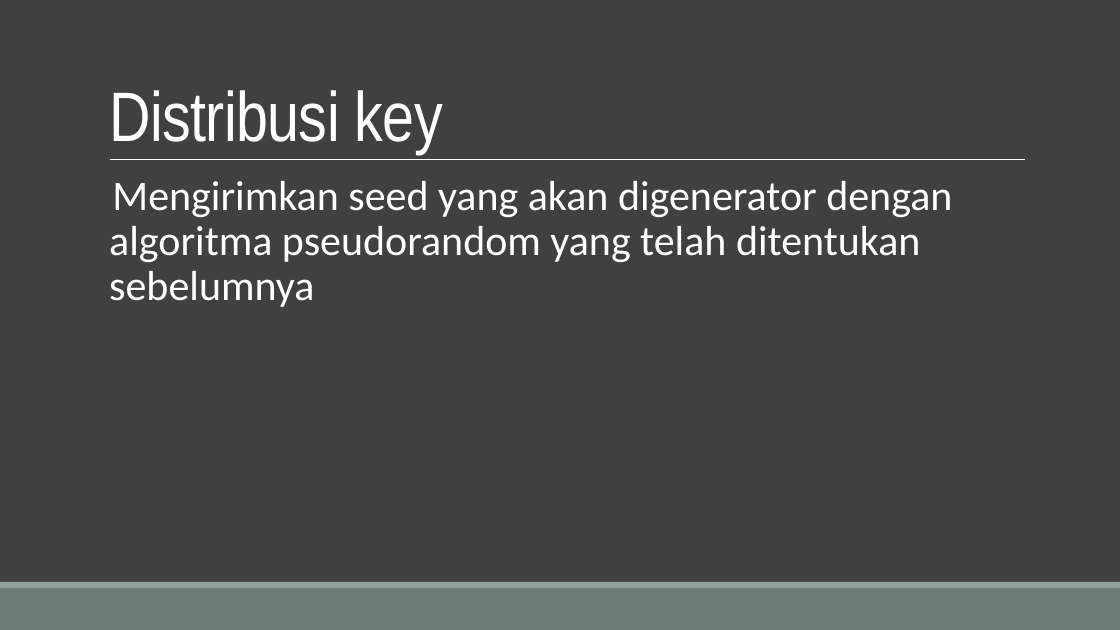
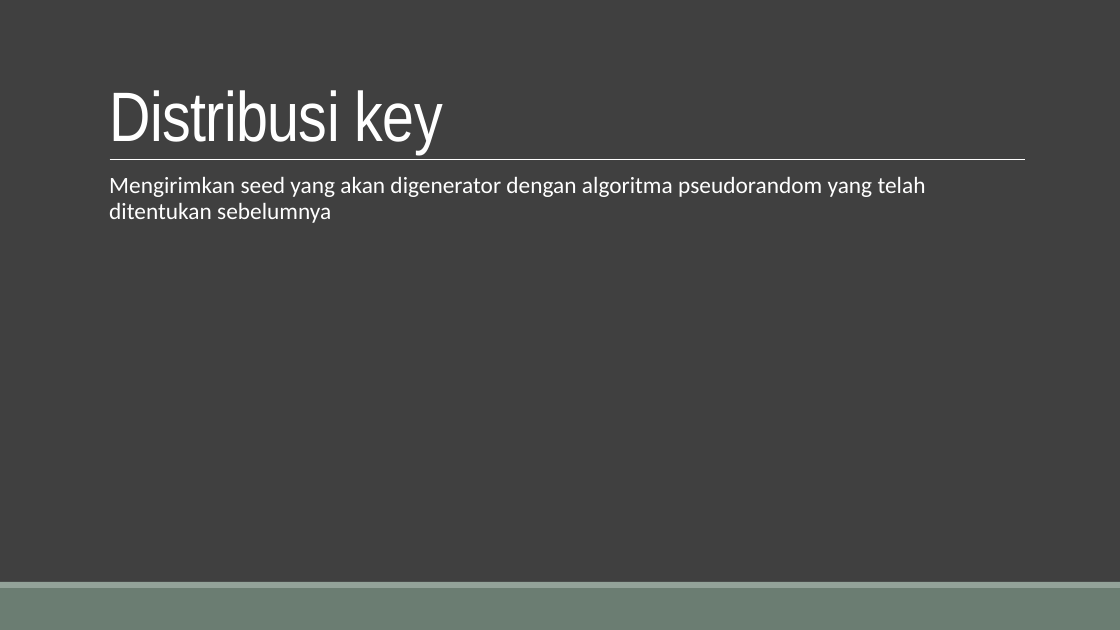
Before and after one commit to Tugas-KIJ/KIJ, a slide deck: slide 7 of docs/algoritma.pptx (slide 8 before the commit). Drawn at 1120x630 pixels with LibreOffice and Linux fonts; fonts in the diff are those of the drawing. Boxes give left, top, right and bottom in pixels: in the first picture for what was removed or moved away, otherwise in the second. Text is boxed around its words. In the diff, an @@ line names an element or a change of style, - is before the commit and + after.

```diff
--- a/docs/algoritma.pptx
+++ b/docs/algoritma.pptx
@@ text "Mengirimkan seed yang akan digenerator ..." at box(109, 177, 926, 223): size 36 to 20 pt @@
```
Also in this commit, not shown: 3 other slides changed, 1 slide added, 2 slides removed, 1 other file.
